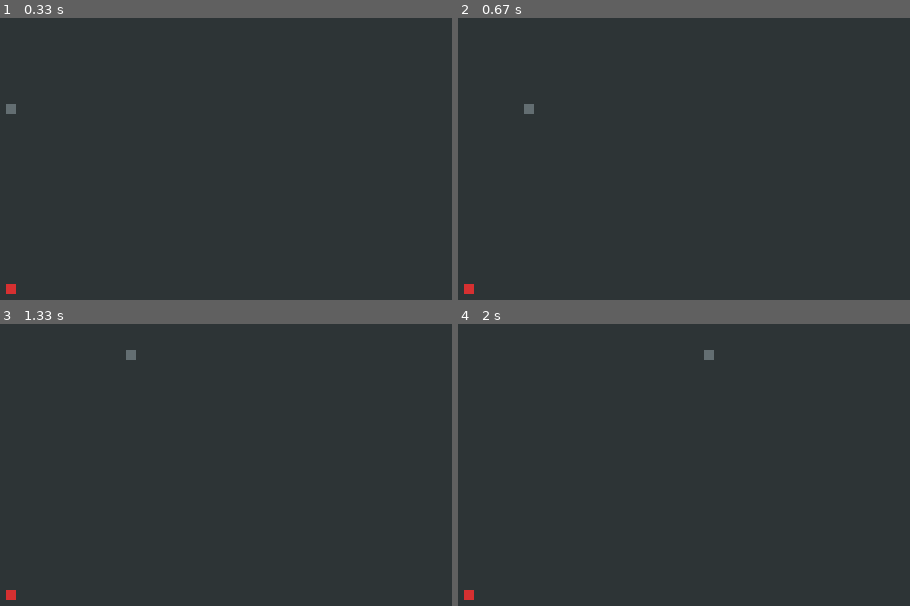
Above: before the commit, frames 1-4 (two rows, left to right).
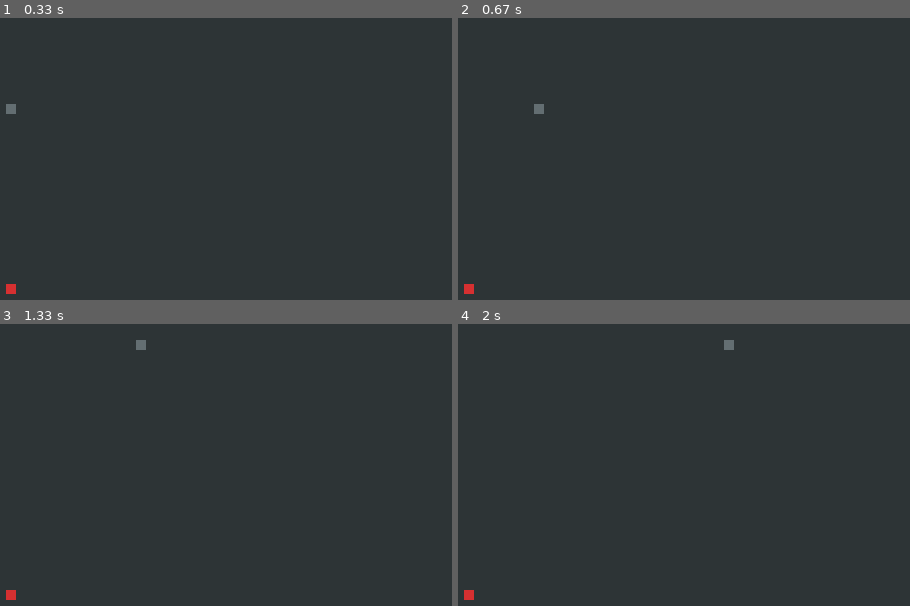
Above: after the commit, the same moments.

Repository: HenriquePF/PyGame-Project
Game: pygame game, started from PygameProject1.py
Same seed, same stepped clock (60 frames per second), same inputs: the game is played once before the commit and once after it.
Inputs:
- Up to frame 1 (0.33 s): no input
- Up to frame 2 (0.67 s): hold Right from 0.33 s (still down)
- Up to frame 3 (1.33 s): release Right at 0.8 s; hold Up 0.83-1.13 s; hold Right from 1.17 s (still down)
- Up to frame 4 (2 s): release Right at 1.63 s

Frame 1 is identical in both runs. In frame 2, 0.2% of the frame differs, in the area x 14-20%, y 30-35%; in frame 3, 0.2%; in frame 4, 0.2%.

Commit message:
Fixing some stuff

Diff:
--- a/PygameProject1.py
+++ b/PygameProject1.py
@@ -6,7 +6,7 @@
 grey = (99, 110, 114)
 black = (45, 52, 54)
 red = (214, 48, 49)
-verde = (0, 184, 148)
+verde = (34, 112, 147)
 blue = (9, 132, 227)
 
 #To see if the game initialize properly
@@ -25,6 +25,11 @@
 relogio = pygame.time.Clock()
 fundo = pygame.display.set_mode((largura, altura))
 pygame.display.set_caption('Snake')
+font = pygame.font.SysFont(None, 25)
+
+def texto(msg, cor):
+    texto1 = font.render(msg, True, cor)
+    fundo.blit(texto1, [largura/4, altura/2])
 
 def cobra(CobraXY):
     for XY in CobraXY:
@@ -34,6 +39,8 @@
     pygame.draw.rect(fundo, red, [posX, posY, tamanho, tamanho])
 
 def game():
+    exit = True
+    fimDeJogo = False
     posX = randint(0, (largura - tamanho) / 10) * 10
     posY = randint(0, (altura - tamanho) / 10) * 10
     appleX = randint(0, (largura - tamanho) / 10) * 10
@@ -42,27 +49,40 @@
     velocidadeY = 0
     CobraXY = []
     CobraComp = 1
-
-    jogo = True
-    while jogo:
+    while exit:
+        while fimDeJogo:
+            fundo.fill(verde)
+            texto("Game Over. "
+                  "To continue press C or E to exit.", red)
+            pygame.display.update()
+            for event in pygame.event.get():
+                if event.type == pygame.QUIT:
+                    exit = False
+                    fimDeJogo = False
+                if event.type == pygame.KEYDOWN:
+                    if event.key == pygame.K_c:
+                        game()
+                    if event.key == pygame.K_e:
+                        exit = False
+                        fimDeJogo = False
         for event in pygame.event.get():
             if event.type == pygame.QUIT:
                 pygame.quit()
                 quit()
             if event.type == pygame.KEYDOWN:
-                if event.key == pygame.K_LEFT and velocidadeX != 1.5:
+                if event.key == pygame.K_LEFT and velocidadeX != tamanho:
                     velocidadeY = 0
-                    velocidadeX = -1.5 #tamanho
-                if event.key == pygame.K_RIGHT and velocidadeX != - 1.5:
+                    velocidadeX = -tamanho
+                if event.key == pygame.K_RIGHT and velocidadeX != - tamanho:
                     velocidadeY = 0
-                    velocidadeX = 1.5 #tamanho
+                    velocidadeX = tamanho
 
-                if event.key == pygame.K_UP and velocidadeY != 1.5:
+                if event.key == pygame.K_UP and velocidadeY != tamanho:
                     velocidadeX = 0
-                    velocidadeY = -1.5 #tamanho
-                if event.key == pygame.K_DOWN and velocidadeY != - 1.5:
+                    velocidadeY = -tamanho
+                if event.key == pygame.K_DOWN and velocidadeY != - tamanho:
                     velocidadeX = 0
-                    velocidadeY = 1.5 #tamanho
+                    velocidadeY = tamanho
 
 
         fundo.fill(black)
@@ -76,28 +96,21 @@
         CobraXY.append(CobraInicio)
         if len(CobraXY) > CobraComp:
             del CobraXY[0]
+        if any (Bloco == CobraInicio for Bloco in CobraXY[:-1]):
+            fimDeJogo = True
+
+
 
         cobra(CobraXY)
         if posX == appleX and posY == appleY:
             appleX = randint(0, (largura - tamanho) / 10) * 10
             appleY = randint(0, (altura - tamanho) / 10) * 10
-            CobraComp += 1
+            CobraComp += 2
 
         apple(appleX, appleY)
         pygame.display.update()
-        relogio.tick(120)
+        relogio.tick(20)
         #No border
-        if posX > largura:
-            posX = 0
-        if posX < 0:
-            posX = largura - tamanho
-
-        if posY > altura:
-            posY = 0
-        if posY < 0:
-            posY = altura - tamanho
-
-        #WITH border
         # if posX > largura:
         #     posX = 0
         # if posX < 0:
@@ -108,5 +121,16 @@
         # if posY < 0:
         #     posY = altura - tamanho
 
+        #With border
+        if posX > largura:
+            fimDeJogo = True
+        if posX < 0:
+            fimDeJogo = True
+
+        if posY > altura:
+            fimDeJogo = True
+        if posY < 0:
+            fimDeJogo = True
+
 game()
 pygame.quit()
